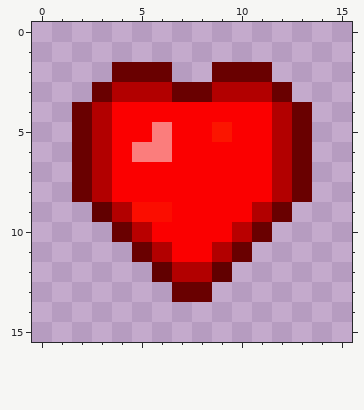
Pixel-art sprite -- heart.png. Above: the version before the commit.
The file is 16x16 pixels. Colours within 5 levels of each other are drawn and written as one.
After the commit:
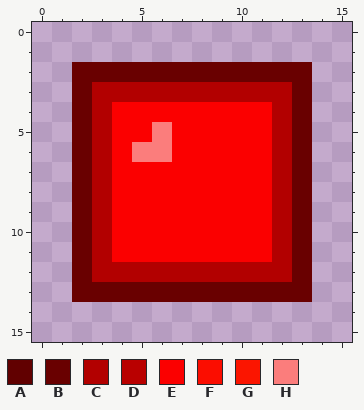
Palette (. is transparent): A #610000  B #690000  C #b20000  D #b90000  E #fb0000  F #fb0d00  G #fb1500  H #fb7d7c
What changed:
y 2: x 2..3 .. -> BB; x 7..8 .. -> BB; x 12..13 .. -> BB
y 3: x 2..3 .B -> BC; x 7..8 BB -> CC; x 12..13 B. -> CB
y 5: x 9 G -> E
y 9: x 2..6 .ACFF -> BCEEE; x 11..13 CB. -> ECB
y 10: x 2..5 ..BD -> BCEE; x 10..13 DB.. -> EECB
y 11: x 2..6 ...BC -> BCEEE; x 9..13 CB... -> EEECB
y 12: x 2..6 ....A -> BCCCC; x 9..13 A.... -> CCCCB
y 13: x 2..6 ..... -> BBBBB; x 9..13 ..... -> BBBBB
Boxes around the changes in both pictures, in picture pixels (x1, y1, x2, y2):
changed: (72, 62, 312, 142)
changed: (72, 202, 312, 302)
